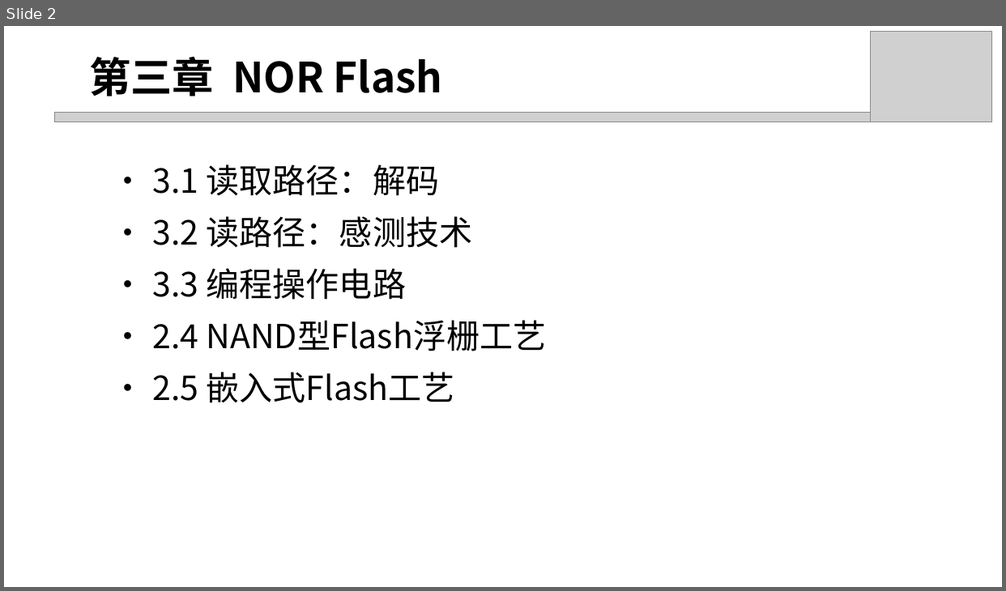
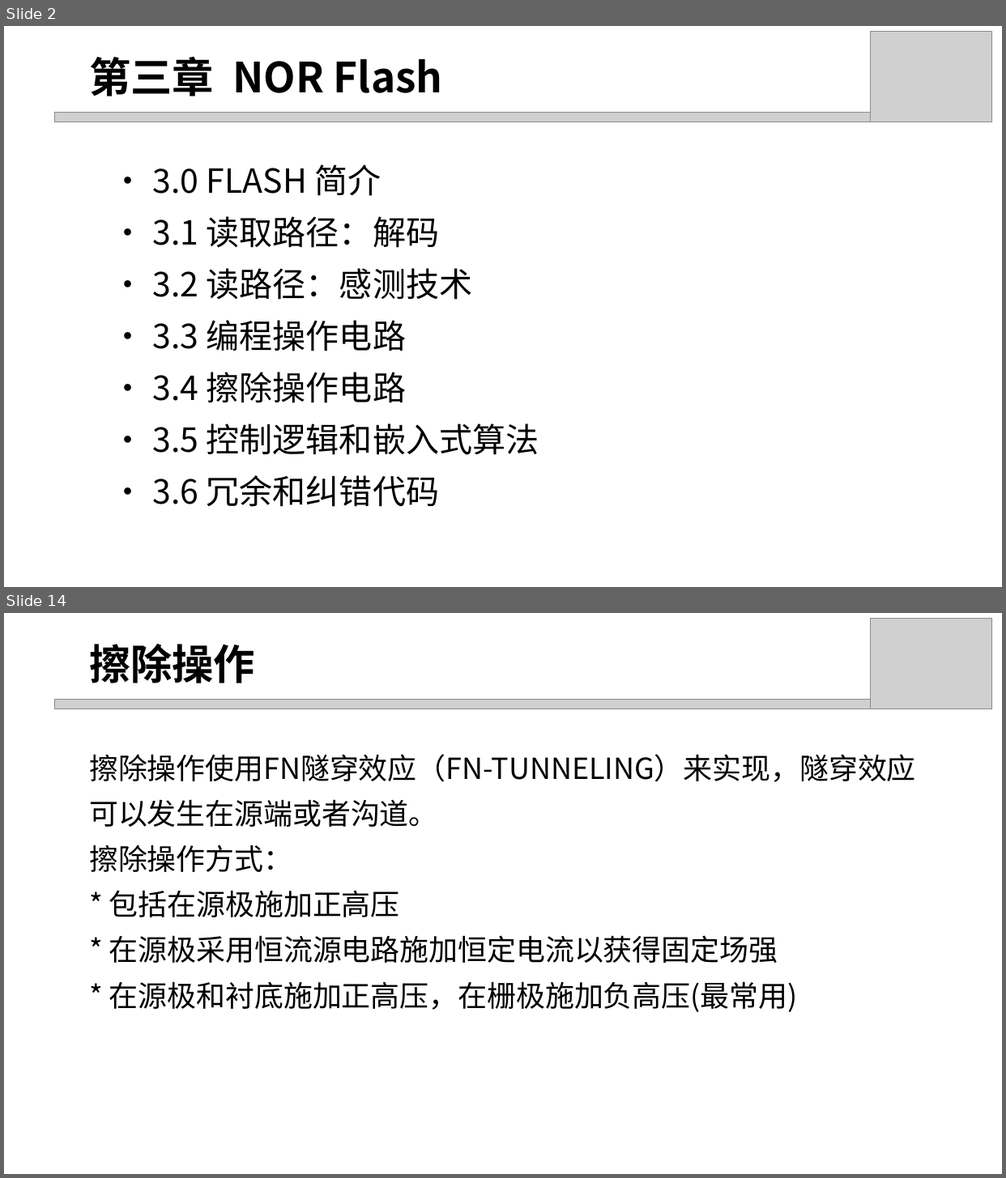
Before and after one commit to DucKlng123/flash, a slide deck: Summary/3. NOR flash.pptx. Shown one above the other, each under a label of ours: slide 2 before the commit, slides 2 and 14 after it; the slides between them are not shown. The pictures are 1006x591 and 1006x1178 pixels, drawn with LibreOffice and Linux fonts; fonts in the diff are those of the drawing; grey boxes stand for pictures. Boxes give left, top, right and bottom in pixels: in the first picture for what was removed or moved away, otherwise in the second. Text is boxed around its words. In the diff, an @@ line names an element or a change of style, - is before the commit and + after.

```diff
--- a/Summary/3. NOR flash.pptx
+++ b/Summary/3. NOR flash.pptx
@@ slide 14 added at (4, 613, 1002, 1174), background #FFFFFF @@
@@ picture added at (870, 618, 991, 709) @@
@@ text added at (89, 644, 255, 683), 40 pt, text #000000, bold @@
+擦除操作
@@ picture added at (54, 699, 880, 709) @@
@@ text added at (89, 754, 916, 1012), 28 pt, text #000000 @@
+擦除操作使用FN隧穿效应（FN-TUNNELING）来实现，隧穿效应可以发生在源端或者沟道。
+擦除操作方式：
+* 包括在源极施加正高压
+* 在源极采用恒流源电路施加恒定电流以获得固定场强
+* 在源极和衬底施加正高压，在栅极施加负高压(最常用)
@@ slide 2 changed as well @@
@@ text at (152, 165, 381, 196): paragraph added @@
+· 3.0 FLASH 简介
@@ text at (152, 372, 539, 507): text changed @@
-· 2.4 NAND型Flash浮栅工艺
-· 2.5 嵌入式Flash工艺
+· 3.4 擦除操作电路
+· 3.5 控制逻辑和嵌入式算法
+· 3.6 冗余和纠错代码
```
Also in this commit, not shown: 62 other slides added, 5 slides removed, 2 other files.
